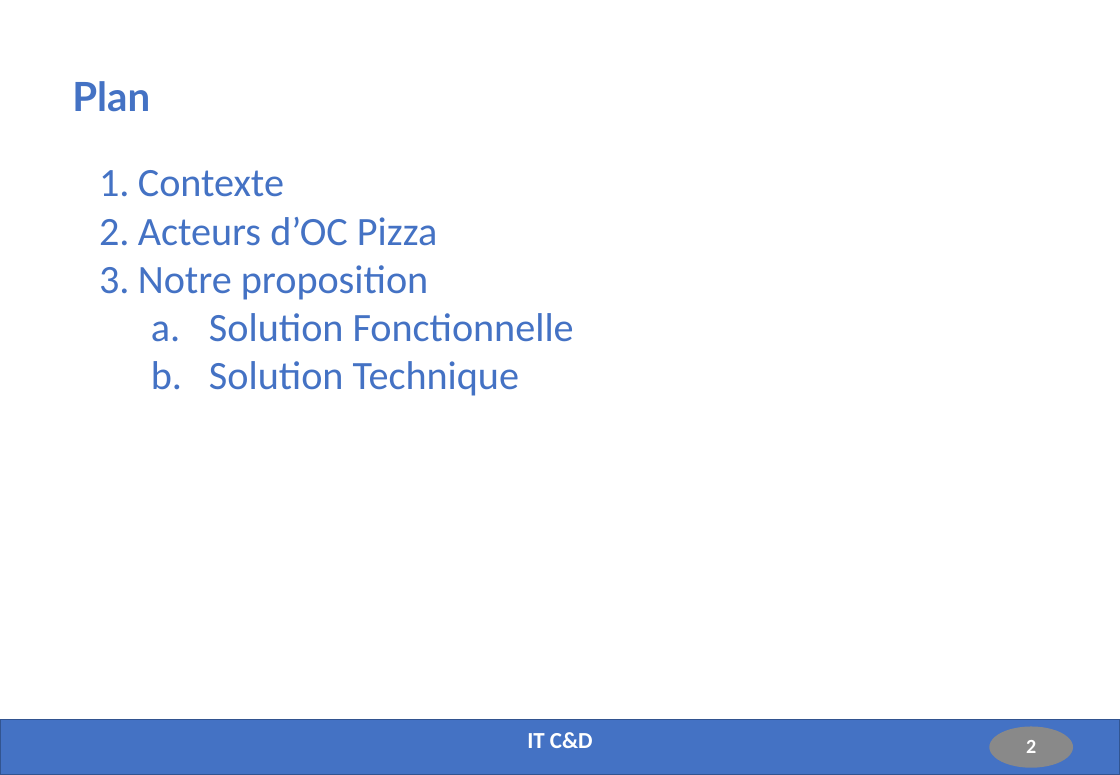
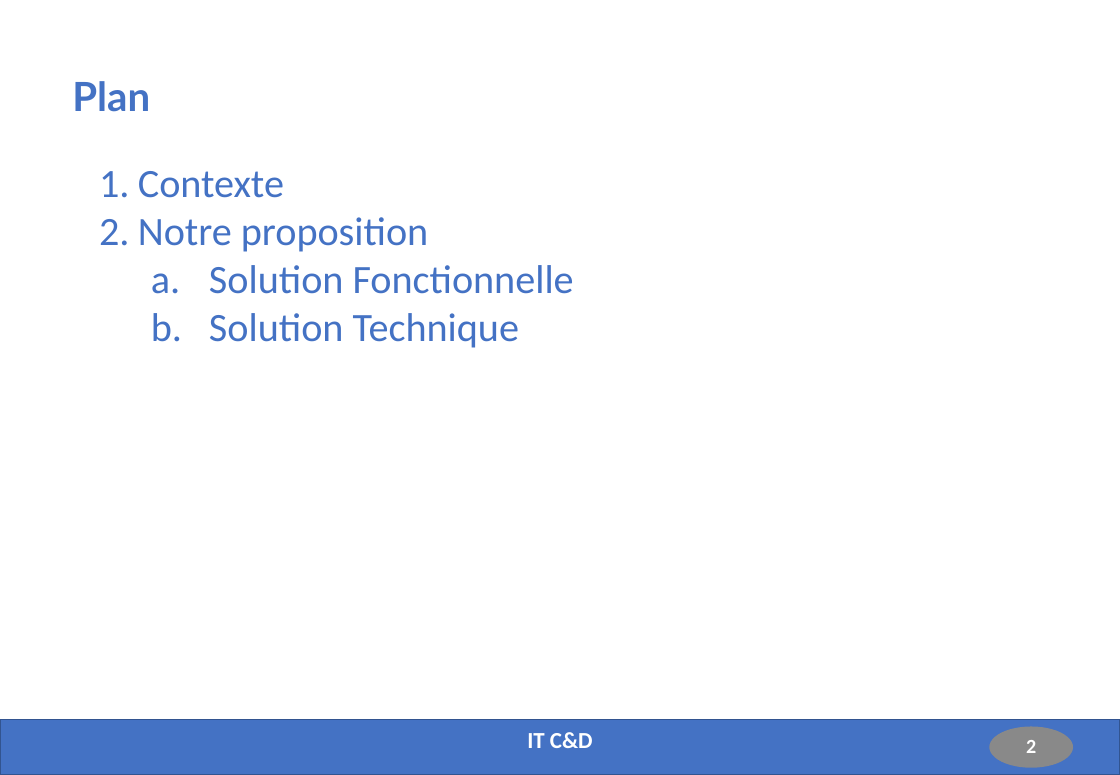
Before and after one commit to Fabrice-64/OC_Project_4, a slide deck: slide 2 of Solution_Fonctionnelle_Technique_Projet_4.pptx. Drawn at 1120x775 pixels with LibreOffice and Linux fonts; fonts in the diff are those of the drawing. Boxes give left, top, right and bottom in pixels: in the first picture for what was removed or moved away, otherwise in the second. Text is boxed around its words. In the diff, an @@ line names an element or a change of style, - is before the commit and + after.

```diff
--- a/Solution_Fonctionnelle_Technique_Projet_4.pptx
+++ b/Solution_Fonctionnelle_Technique_Projet_4.pptx
@@ text at bbox=[138, 217, 437, 246]: paragraph removed @@
-2. Acteurs d’OC Pizza
```
Also in this commit, not shown: 9 other slides changed, 2 slides added.
